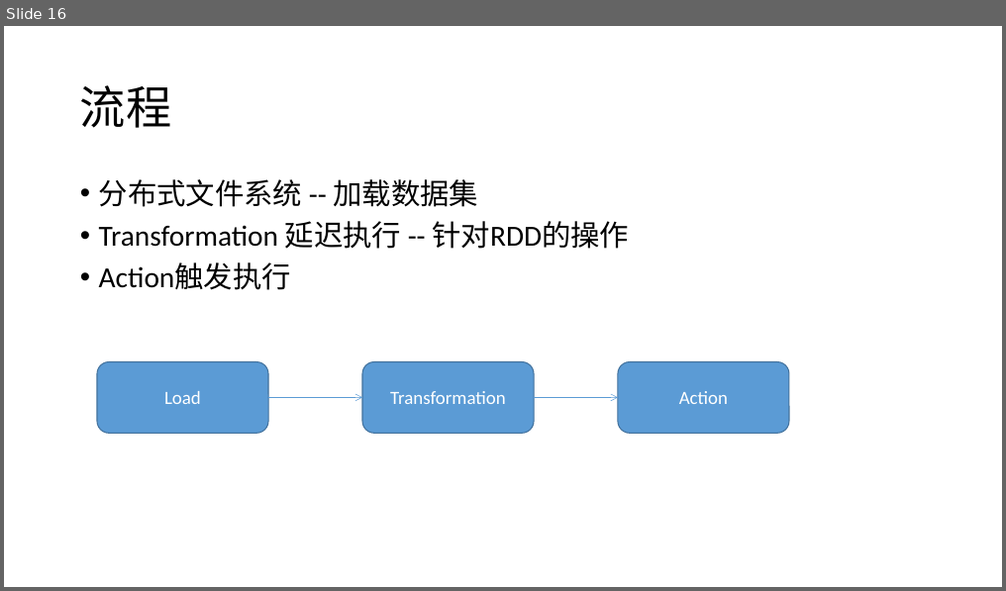
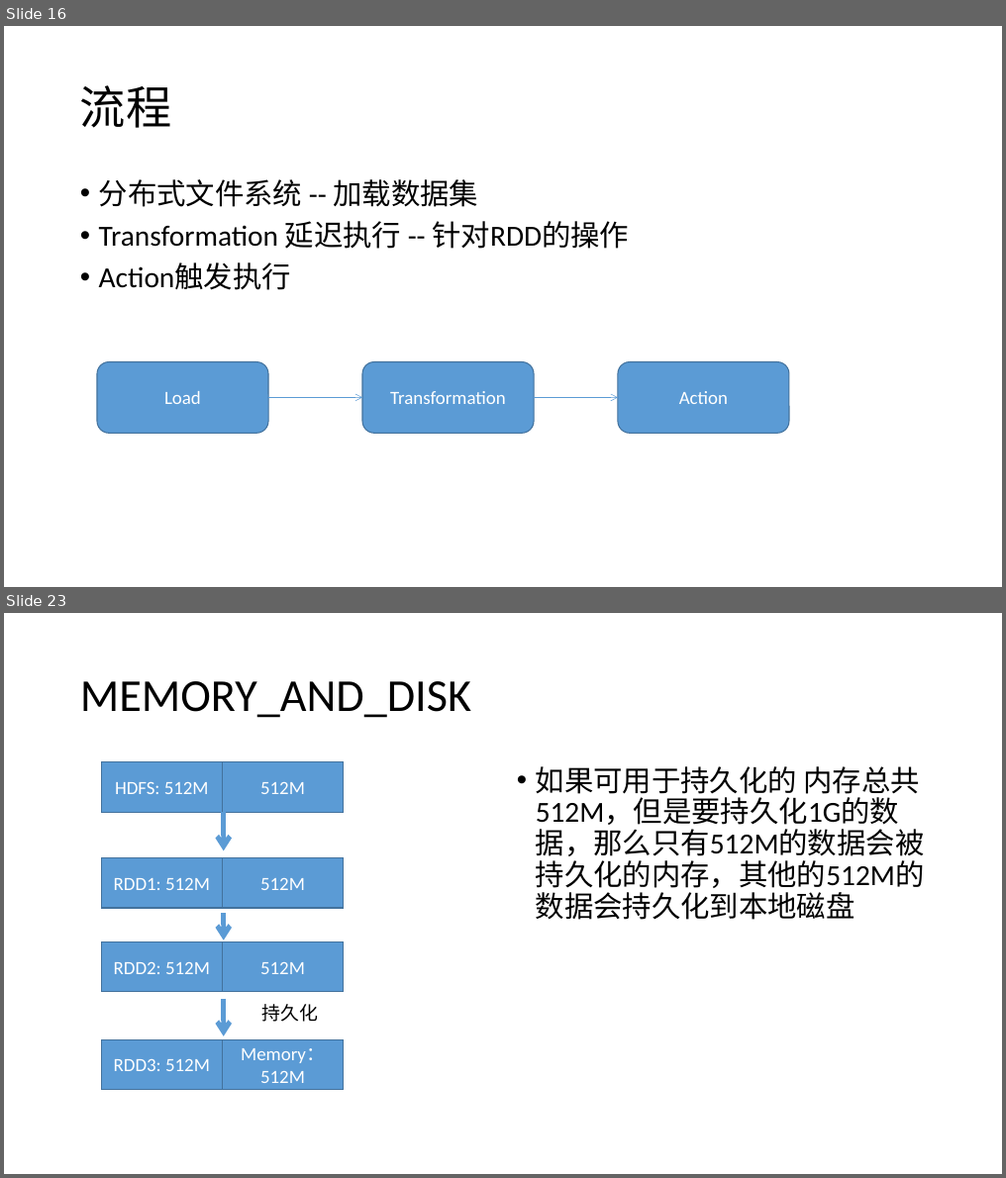
Before and after one commit to zhangpanfeng/darren-spark, a slide deck: doc/Spark.pptx. Shown one above the other, each under a label of ours: slide 16 before the commit, slides 16 and 23 after it; the slides between them are not shown. The pictures are 1006x591 and 1006x1178 pixels, drawn with LibreOffice and Linux fonts; fonts in the diff are those of the drawing. Boxes give left, top, right and bottom in pixels: in the first picture for what was removed or moved away, otherwise in the second. Text is boxed around its words. In the diff, an @@ line names an element or a change of style, - is before the commit and + after.

```diff
--- a/doc/Spark.pptx
+++ b/doc/Spark.pptx
@@ slide 23 added at bbox=[4, 613, 1002, 1174], background #FFFFFF @@
@@ title added at bbox=[80, 681, 471, 718], 44 pt, text #000000 @@
+MEMORY_AND_DISK
@@ rectangle added at bbox=[101, 762, 223, 813], fill #5B9BD5, outline #43739E 1 pt, 18 pt, text #FFFFFF @@
+HDFS: 512M
@@ rectangle added at bbox=[223, 762, 344, 813], fill #5B9BD5, outline #43739E 1 pt, 18 pt, text #FFFFFF @@
+512M
@@ text added at bbox=[536, 766, 925, 893], 28 pt, text #000000 @@
+• 如果可用于持久化的 内存总共512M，但是要持久化1G的数据，那么只有512M的数据会被持久化的内存，其他的512M的数据会持久化到本地磁盘
@@ arrow added from (224, 812) to (224, 851), #5B9BD5 4.5 pt @@
@@ rectangle added at bbox=[101, 858, 223, 908], fill #5B9BD5, outline #43739E 1 pt, 18 pt, text #FFFFFF @@
+RDD1: 512M
@@ rectangle added at bbox=[223, 858, 344, 908], fill #5B9BD5, outline #43739E 1 pt, 18 pt, text #FFFFFF @@
+512M
@@ arrow added from (224, 913) to (224, 941), #5B9BD5 4.5 pt @@
@@ rectangle added at bbox=[101, 943, 223, 992], fill #5B9BD5, outline #43739E 1 pt, 18 pt, text #FFFFFF @@
+RDD2: 512M
@@ rectangle added at bbox=[223, 943, 344, 992], fill #5B9BD5, outline #43739E 1 pt, 18 pt, text #FFFFFF @@
+512M
@@ arrow added from (224, 999) to (224, 1037), #5B9BD5 4.5 pt @@
@@ text added at bbox=[262, 1004, 319, 1022], 18 pt, text #000000 @@
+持久化
@@ rectangle added at bbox=[101, 1040, 223, 1090], fill #5B9BD5, outline #43739E 1 pt, 18 pt, text #FFFFFF @@
+RDD3: 512M
@@ rectangle added at bbox=[223, 1040, 344, 1090], fill #5B9BD5, outline #43739E 1 pt, 18 pt, text #FFFFFF @@
+Memory：512M
```
Also in this commit, not shown: 1 slide changed, 9 other slides added, 2 other files.
